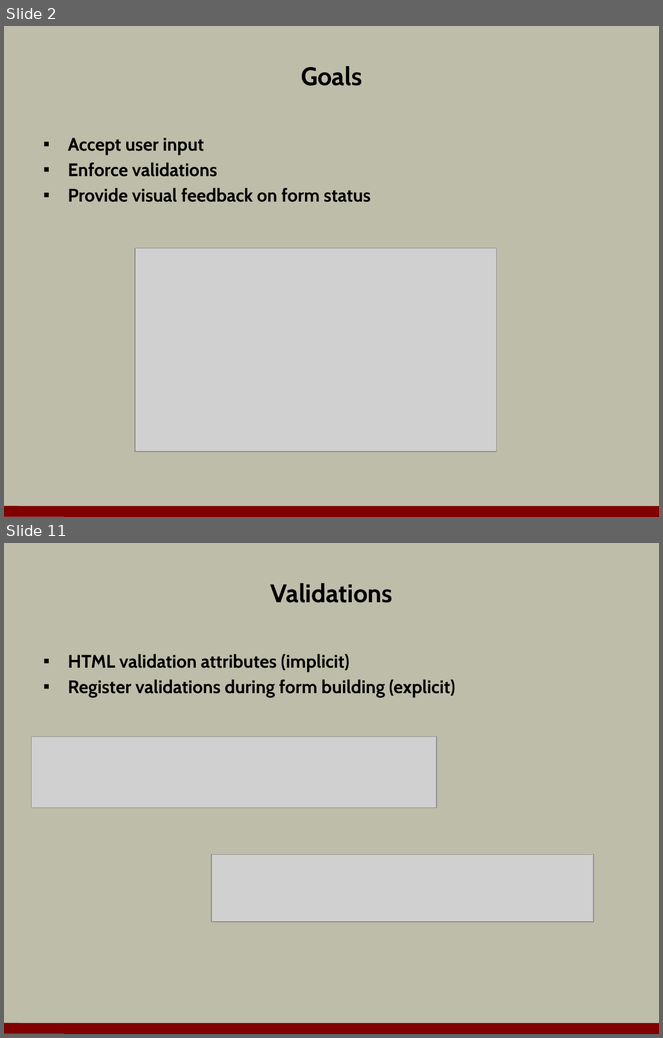
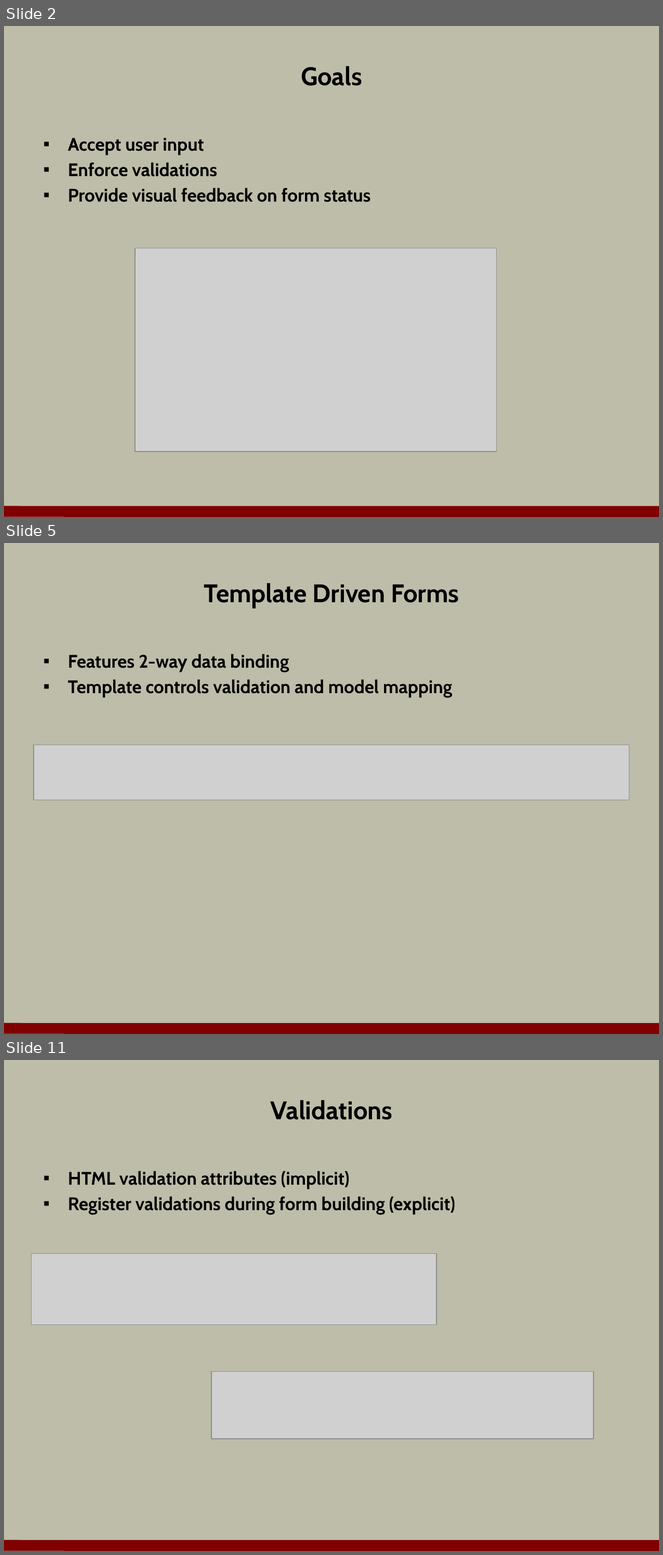
Before and after one commit to OdeToCode/classes, a slide deck: angular2/slides/06_forms.pptx. Shown one above the other, each under a label of ours: slides 2 and 11 before the commit, slides 2, 5 and 11 after it; the slides between them are not shown. The pictures are 663x1038 and 663x1555 pixels, drawn with LibreOffice and Linux fonts; fonts in the diff are those of the drawing; grey boxes stand for pictures; background and template pictures are left out. Boxes give left, top, right and bottom in pixels: in the first picture for what was removed or moved away, otherwise in the second. Text is boxed around its words. In the diff, an @@ line names an element or a change of style, - is before the commit and + after.

Commit message:
finished forms

```diff
--- a/angular2/slides/06_forms.pptx
+++ b/angular2/slides/06_forms.pptx
@@ slide 5 added at [4, 543, 659, 1034], background #BDBDA9; not listed: 1 template element that a slide beside it also shows @@
@@ title added at [204, 583, 459, 608], 28 pt, text #000000, bold @@
+Template Driven Forms
@@ text added at [68, 654, 452, 698], 20 pt, text #000000, bold @@
+▪ Features 2-way data binding
+▪ Template controls validation and model mapping
@@ picture added at [34, 745, 629, 800] @@
```
Also in this commit, not shown: 3 slides changed, 6 other slides added, 9 slides removed.
